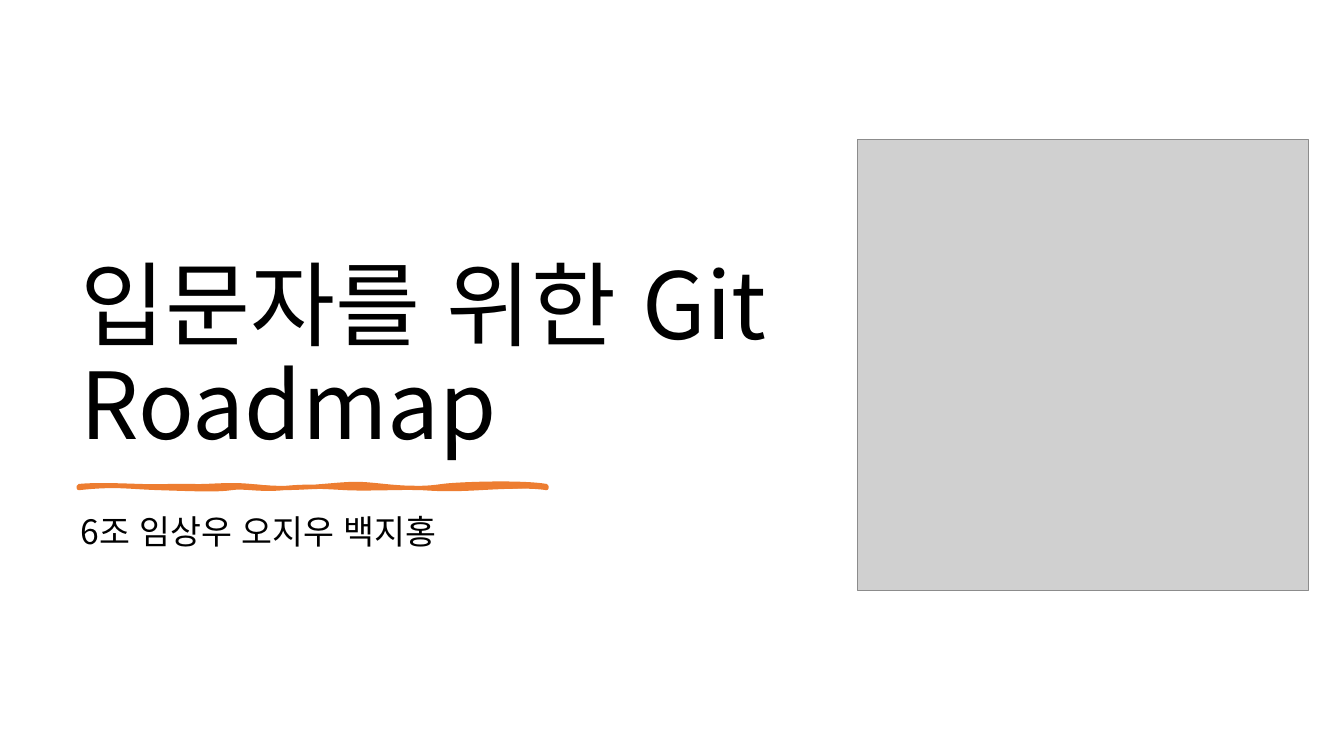
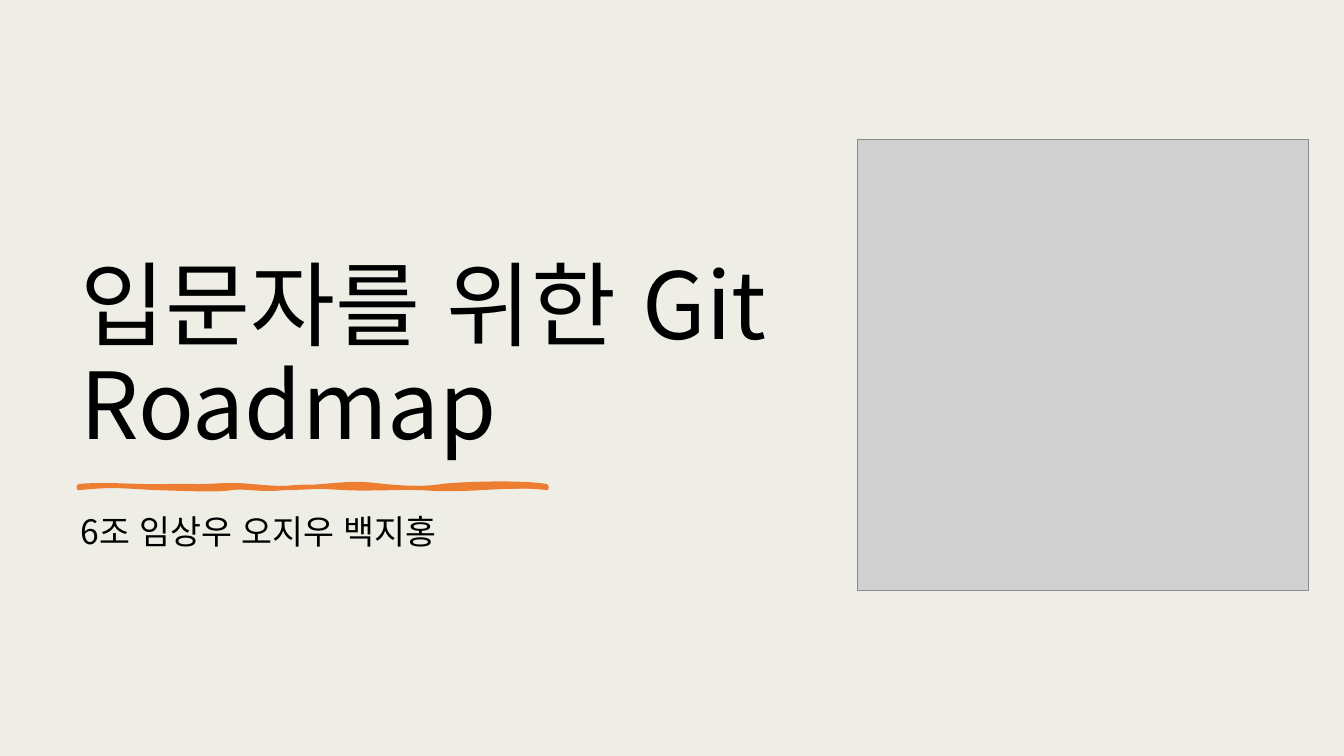
Before and after one commit to KIMGEEK/Presentation, a slide deck: slide 1 of gitroadmap.pptx. Drawn at 1344x756 pixels with LibreOffice and Linux fonts; fonts in the diff are those of the drawing; grey boxes stand for pictures. Boxes give left, top, right and bottom in pixels: in the first picture for what was removed or moved away, otherwise in the second. Text is boxed around its words. In the diff, an @@ line names an element or a change of style, - is before the commit and + after.

Commit message:
contents 및 Git roadmap 제작 동기

```diff
--- a/gitroadmap.pptx
+++ b/gitroadmap.pptx
@@ background #FFFFFF to #EEEEE6 @@
```
Also in this commit, not shown: 4 slides added, 1 slide removed.
